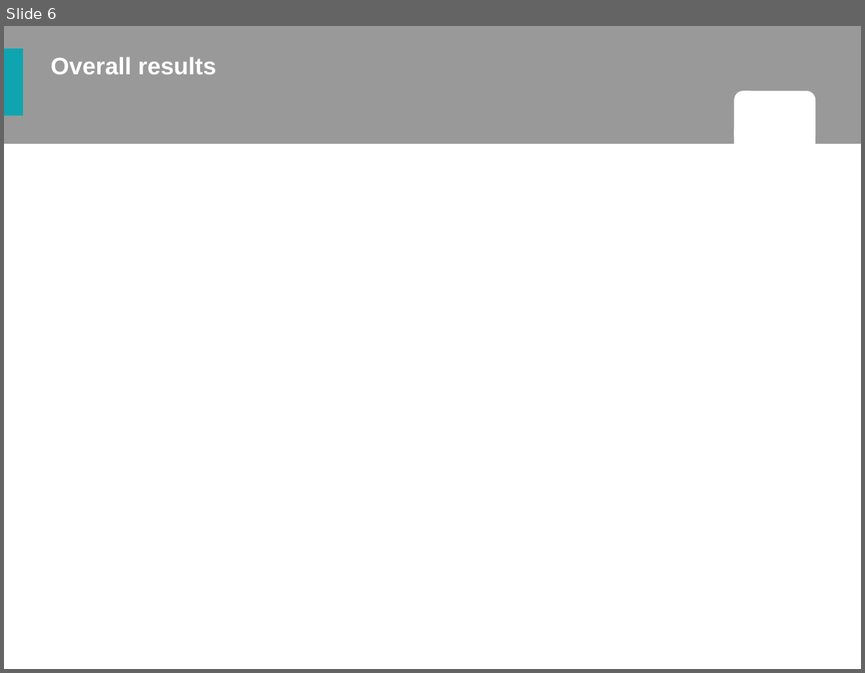
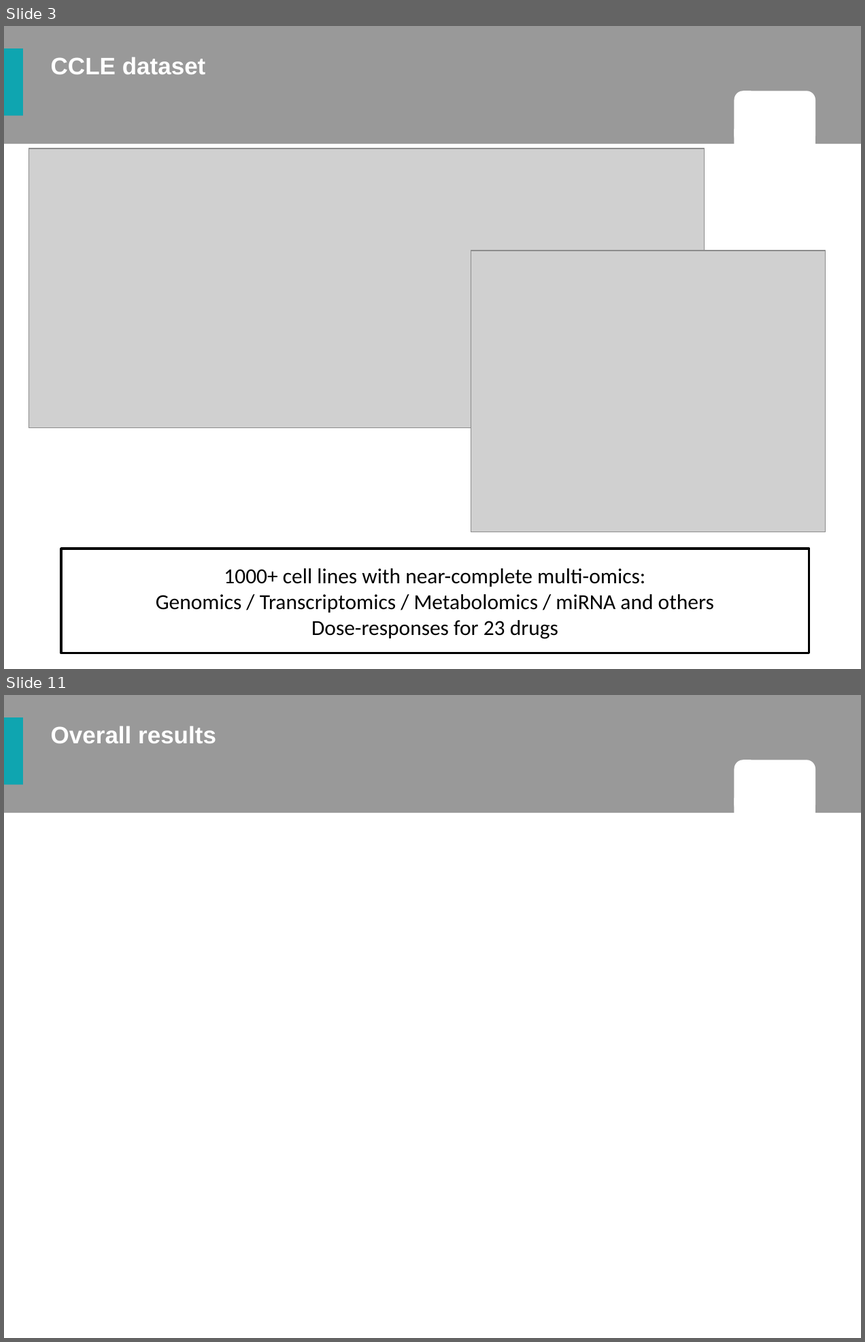
Before and after one commit to sysbiolux/DeepOncoAI, a slide deck: 20220919_10xNestedRedo/202210_Talk_ICSB_DeLandtsheer.pptx. Shown one above the other, each under a label of ours: slide 6 before the commit, slides 3 and 11 after it; the slides between them are not shown. The pictures are 865x673 and 865x1342 pixels, drawn with LibreOffice and Linux fonts; fonts in the diff are those of the drawing; grey boxes stand for pictures; background and template pictures are left out. Boxes give left, top, right and bottom in pixels: in the first picture for what was removed or moved away, otherwise in the second. Text is boxed around its words. In the diff, an @@ line names an element or a change of style, - is before the commit and + after.

```diff
--- a/20220919_10xNestedRedo/202210_Talk_ICSB_DeLandtsheer.pptx
+++ b/20220919_10xNestedRedo/202210_Talk_ICSB_DeLandtsheer.pptx
@@ slide 3 added at [4, 26, 861, 669], background #FFFFFF; not listed: 4 template elements that a slide beside it also shows @@
@@ title added at [51, 57, 206, 74], 20 pt, text #FFFFFF, bold @@
+CCLE dataset
@@ picture added at [29, 148, 704, 428] @@
@@ picture added at [471, 250, 825, 531] @@
@@ rectangle added at [61, 549, 809, 653], fill #FFFFFF, outline #000000 2 pt, 18 pt, text #000000 @@
+1000+ cell lines with near-complete multi-omics:
+Genomics / Transcriptomics / Metabolomics / miRNA and others
+Dose-responses for 23 drugs
@@ what was slide 6 is now slide 11 @@
```
Also in this commit, not shown: 5 slides changed, 8 other slides added, 4 slides removed, 3 other files.
